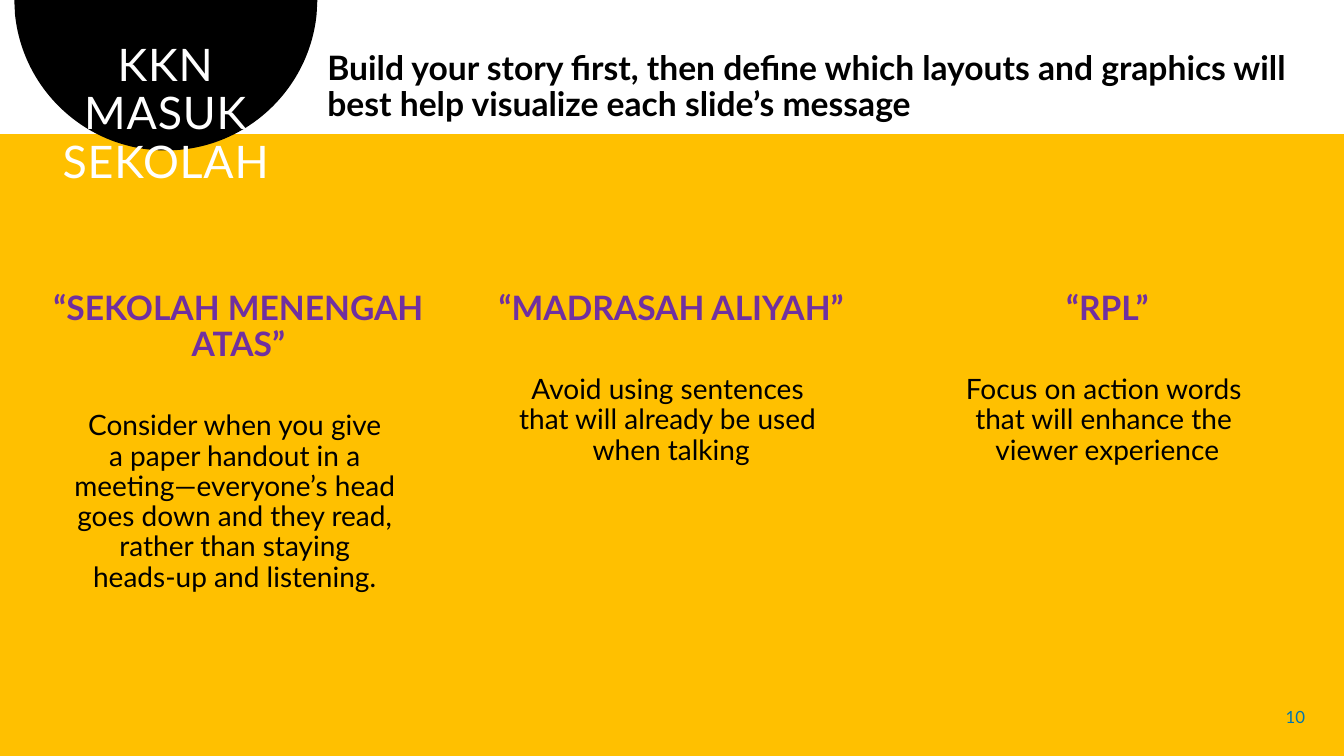
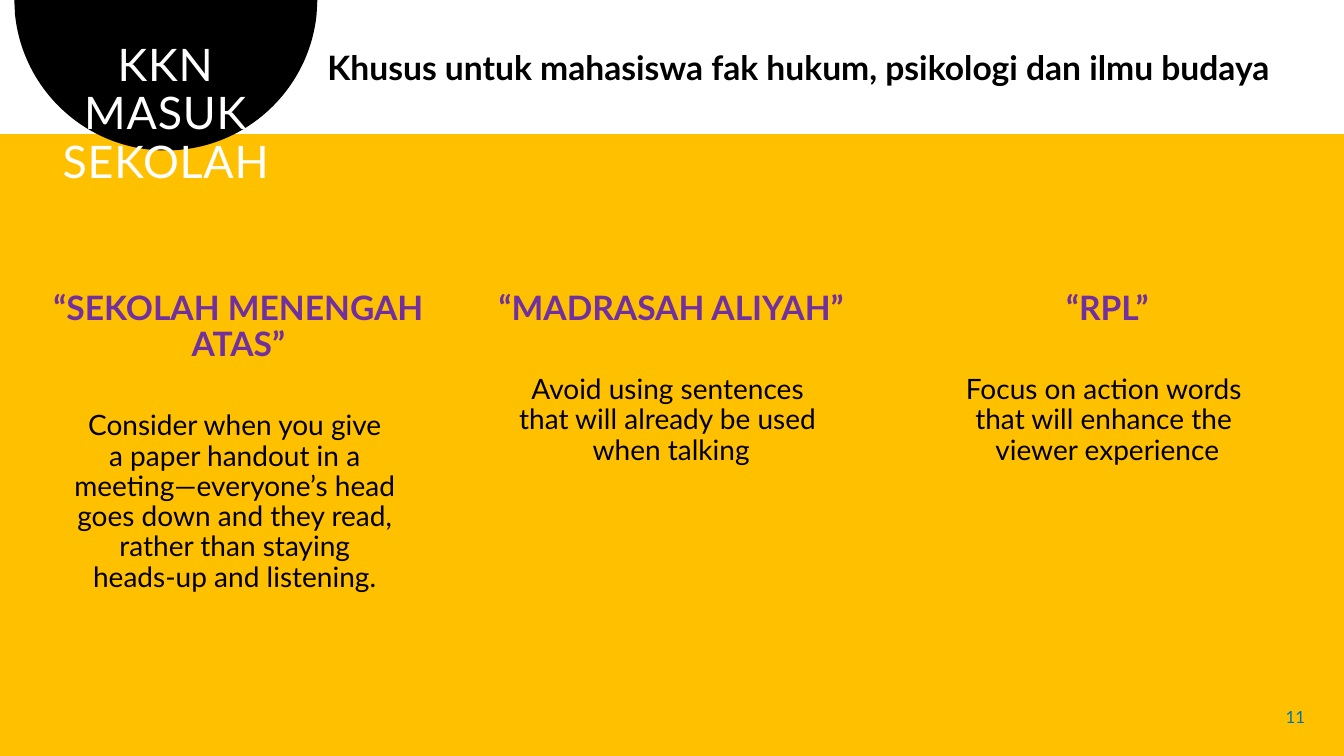
Before and after one commit to chariotofthesun/kkngenap2024, a slide deck: slide 11 of petunjuk teknis luaran kkn untag sby.pptx (slide 10 before the commit). Drawn at 1344x756 pixels with LibreOffice and Linux fonts; fonts in the diff are those of the drawing. Boxes give left, top, right and bottom in pixels: in the first picture for what was removed or moved away, otherwise in the second. Text is boxed around its words. In the diff, an @@ line names an element or a change of style, - is before the commit and + after.

```diff
--- a/petunjuk teknis luaran kkn untag sby.pptx
+++ b/petunjuk teknis luaran kkn untag sby.pptx
@@ text at [327, 55, 1269, 86]: text changed @@
-Build your story first, then define which layouts and graphics will best help visualize each slide’s message
+Khusus untuk mahasiswa fak hukum, psikologi dan ilmu budaya
@@ page number at [1286, 711, 1305, 723]: text changed @@
-10
+11
```
Also in this commit, not shown: 1 other slide changed, 1 slide added.
